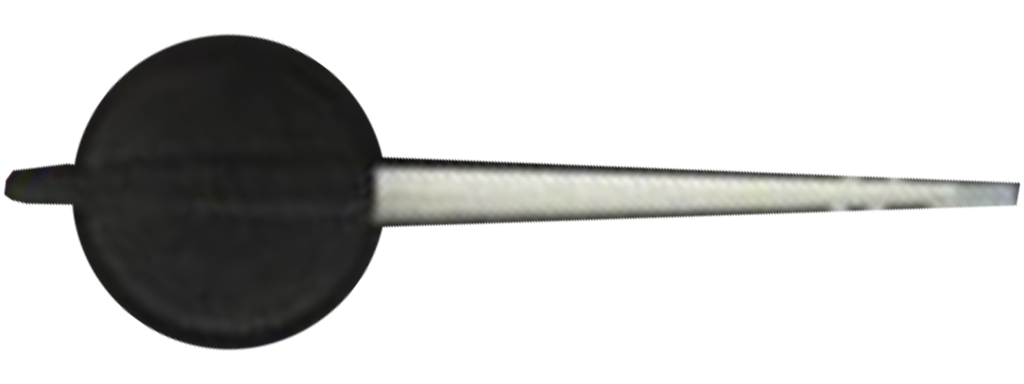
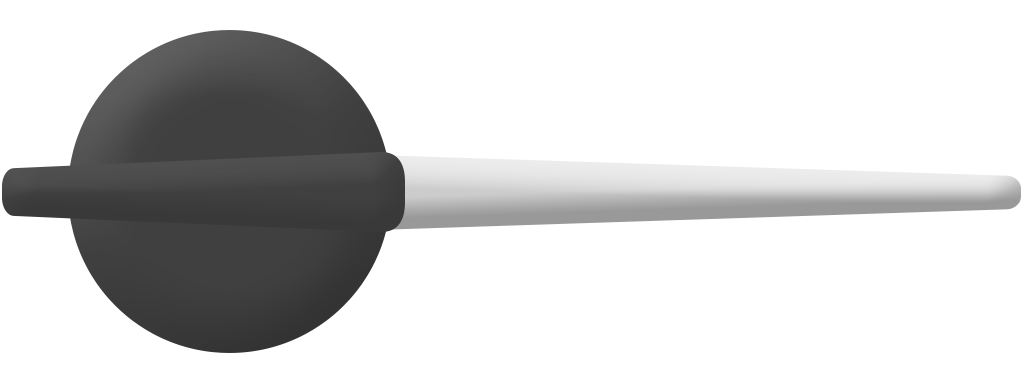
Revision of a layered 1024 x 384 image; what changed, layer by layer:
removed layer "Слой 3" over [3,32,1021,353]
added layer "Прямоугольник 1 копия" above "Эллипс 1" over [2,152,405,232]
added layer "Эллипс 1" above "Прямоугольник 1" over [68,30,391,353]
added layer "Прямоугольник 1" above "Слой 2" over [300,155,1021,230]
